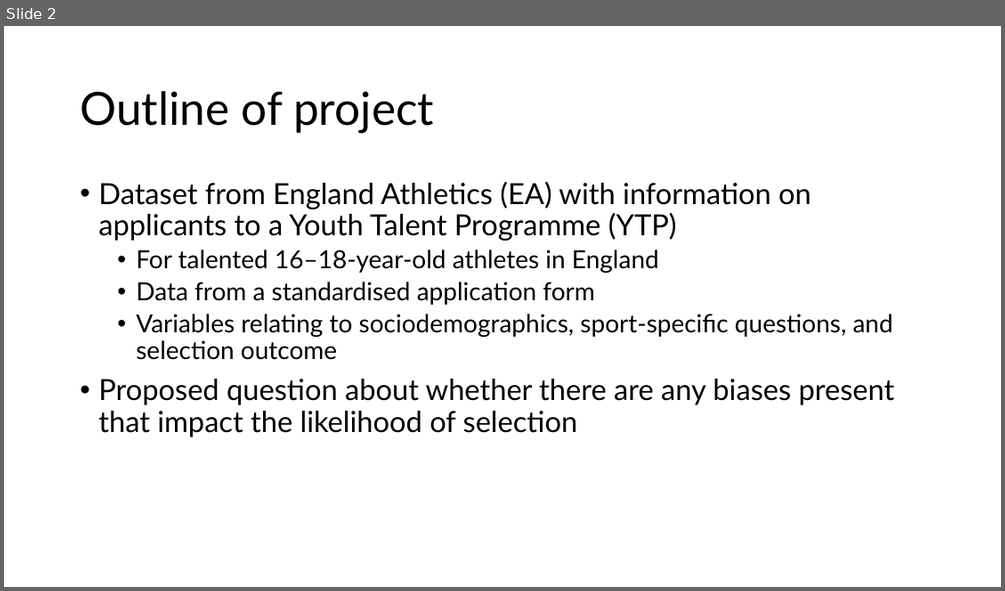
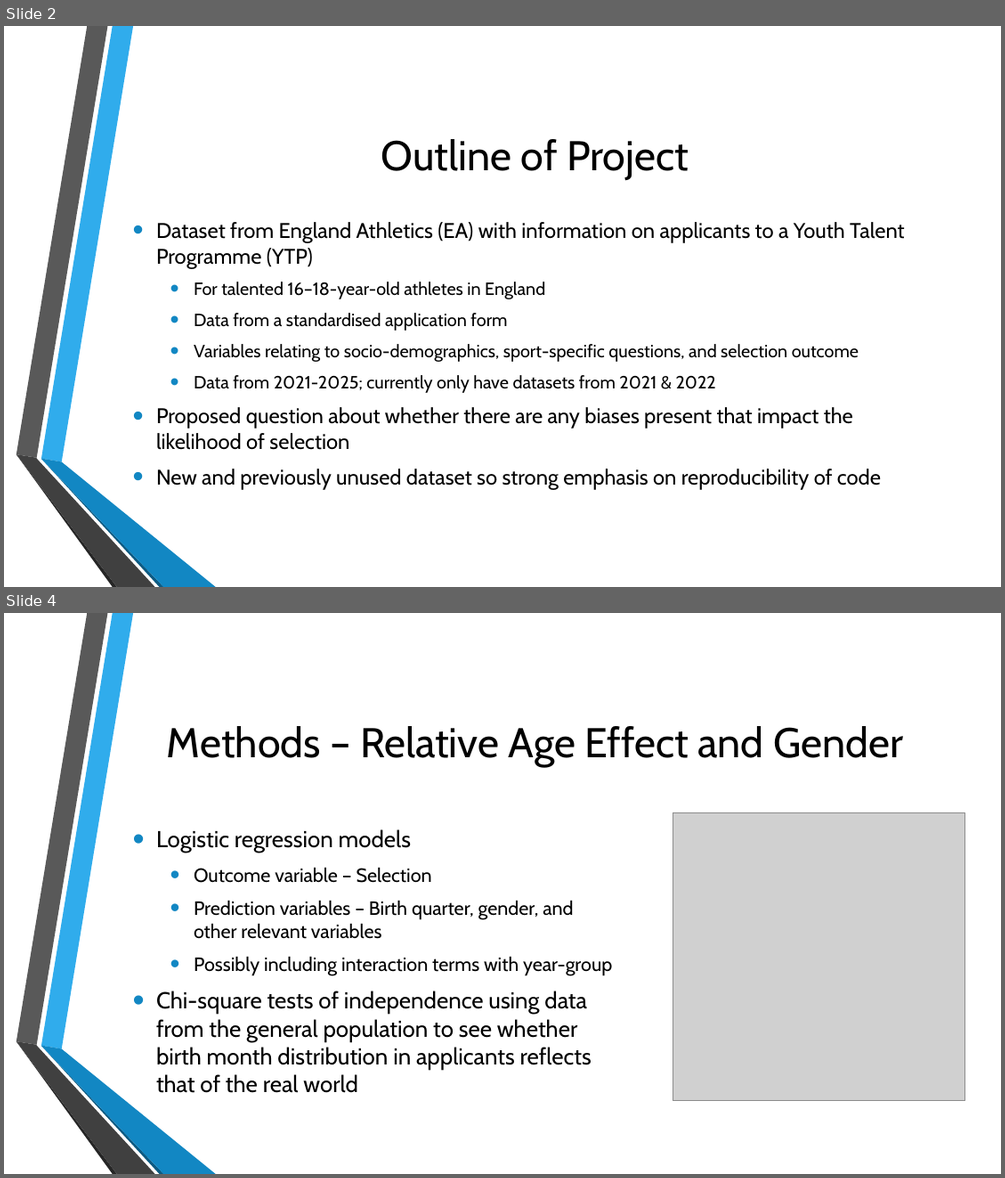
Before and after one commit to LizMarsh900/MTHM504, a slide deck: midpoint_slides.pptx. Shown one above the other, each under a label of ours: slide 2 before the commit, slides 2 and 4 after it; the slides between them are not shown. The pictures are 1005x591 and 1005x1178 pixels, drawn with LibreOffice and Linux fonts; fonts in the diff are those of the drawing; grey boxes stand for pictures; background and template pictures are left out. Boxes give left, top, right and bottom in pixels: in the first picture for what was removed or moved away, otherwise in the second. Text is boxed around its words. In the diff, an @@ line names an element or a change of style, - is before the commit and + after.

```diff
--- a/midpoint_slides.pptx
+++ b/midpoint_slides.pptx
@@ slide 4 added at [4,613,1001,1174], background picture (left out); not listed: 6 template elements that a slide beside it also shows @@
@@ title added at [167,726,903,767], 40 pt, text #000000 @@
+Methods – Relative Age Effect and Gender
@@ picture added at [672,812,965,1102] @@
@@ text added at [156,829,612,1093], 22.2 pt, text #000000 @@
+• Logistic regression models
+  • Outcome variable – Selection
+  • Prediction variables – Birth quarter, gender, and other relevant variables
+  • Possibly including interaction terms with year-group
+• Chi-square tests of independence using data from the general population to see whether birth month distribution in applicants reflects that of the real world
@@ slide 2 changed as well @@
@@ title at [381,139,688,180]: text changed; size 44 to 40 pt; font Lato to Cabin @@
-Outline of project
+Outline of Project
@@ text "Dataset from England Athletics (EA) ...": place and size @@
-text "Dataset from England Athletics (EA) ..." at [98,182,895,437]
+text "Dataset from England Athletics (EA) ..." at [156,222,904,490]
@@ text "Dataset from England Athletics (EA) ..." at [156,222,904,490]: vertical alignment top to middle @@
@@ text at [156,222,904,450]: size 28 to 20.4 pt in "Dataset from England Athletics (EA) with information ...", "Proposed question about whether there are any ..."; font Lato to Cabin in "Dataset from England Athletics (EA) with information ...", "For talented 16–18-year-old athletes in England", "Data from a standardised application form", "Proposed question about whether there are any ..."; size 24 to 17 pt in "For talented 16–18-year-old athletes in England", "Data from a standardised application form"; indent changed; line spacing 0.9 to 1; more space between paragraphs @@
@@ text at [194,344,858,393]: text changed; size 24 to 17 pt; font Lato to Cabin @@
-  • Variables relating to sociodemographics, sport-specific questions, and selection outcome
+  • Variables relating to socio-demographics, sport-specific questions, and selection outcome
+  • Data from 2021-2025; currently only have datasets from 2021 & 2022
@@ group added at [16,26,216,587]: 6 freeform shapes @@
@@ text at [156,468,881,490]: paragraph added @@
+• New and previously unused dataset so strong emphasis on reproducibility of code
```
Also in this commit, not shown: 2 other slides changed, 1 other slide added, 1 slide removed.
